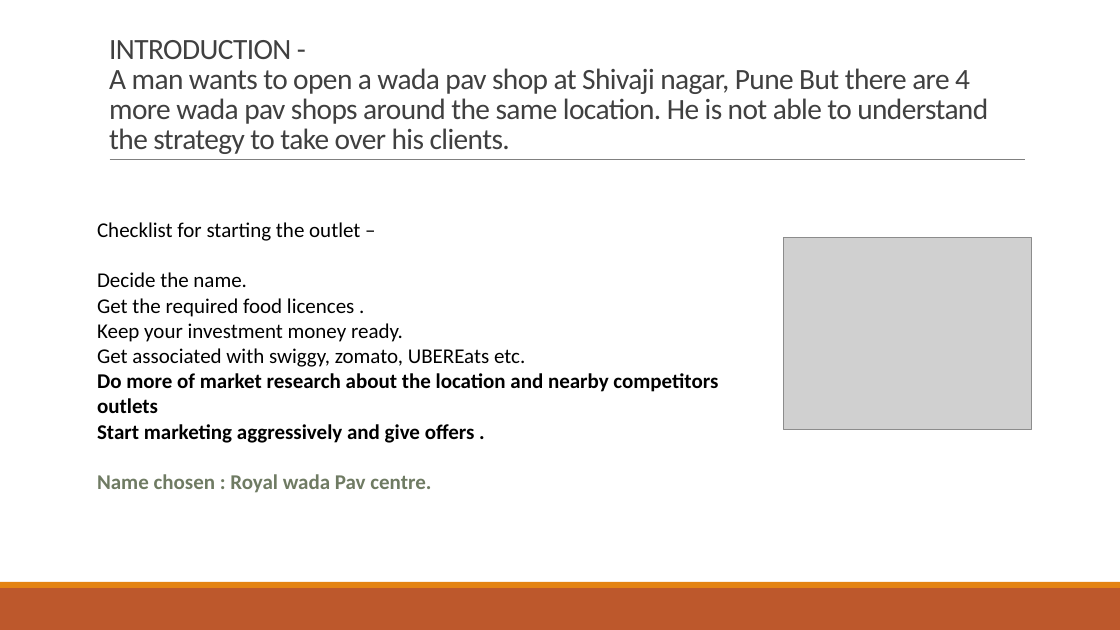
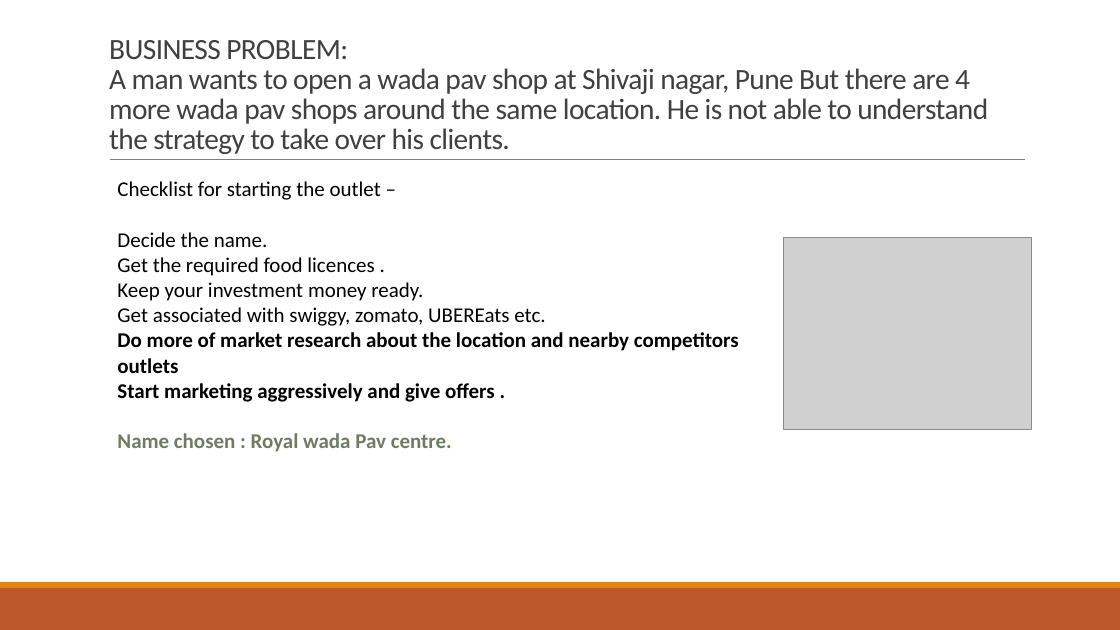
Before and after one commit to varshiniece/use_casestudy_wadapavcentre, a slide deck: slide 2 of CASE STUDY- WADA PAV.pptx. Drawn at 1120x630 pixels with LibreOffice and Linux fonts; fonts in the diff are those of the drawing; grey boxes stand for pictures. Boxes give left, top, right and bottom in pixels: in the first picture for what was removed or moved away, otherwise in the second. Text is boxed around its words. In the diff, an @@ line names an element or a change of style, - is before the commit and + after.

```diff
--- a/CASE STUDY- WADA PAV.pptx
+++ b/CASE STUDY- WADA PAV.pptx
@@ title at <box>109,40,988,154</box>: text changed @@
-INTRODUCTION -
-A man wants to open a wada pav shop at Shivaji nagar, Pune But there are 4 more wada pav shops around the same location. He is not able to understand the strategy to take over his clients.
+BUSINESS PROBLEM:
+A man wants to open a wada pav shop at Shivaji nagar, Pune But there are 4 more wada pav shops around the same location. He is not able to understand the strategy to take over his clients.
@@ text "Checklist for starting the outlet ...": place and size @@
-text "Checklist for starting the outlet ..." at <box>97,222,718,493</box>
+text "Checklist for starting the outlet ..." at <box>117,181,739,452</box>
```
Also in this commit, not shown: 5 other slides changed.
